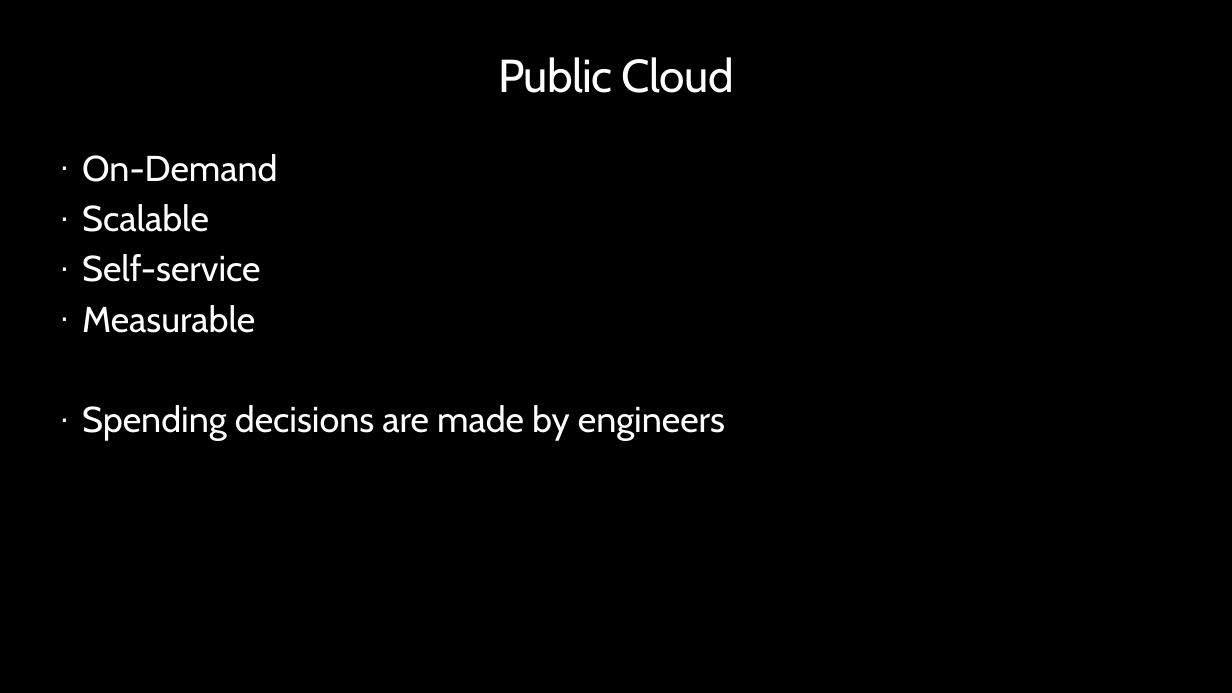
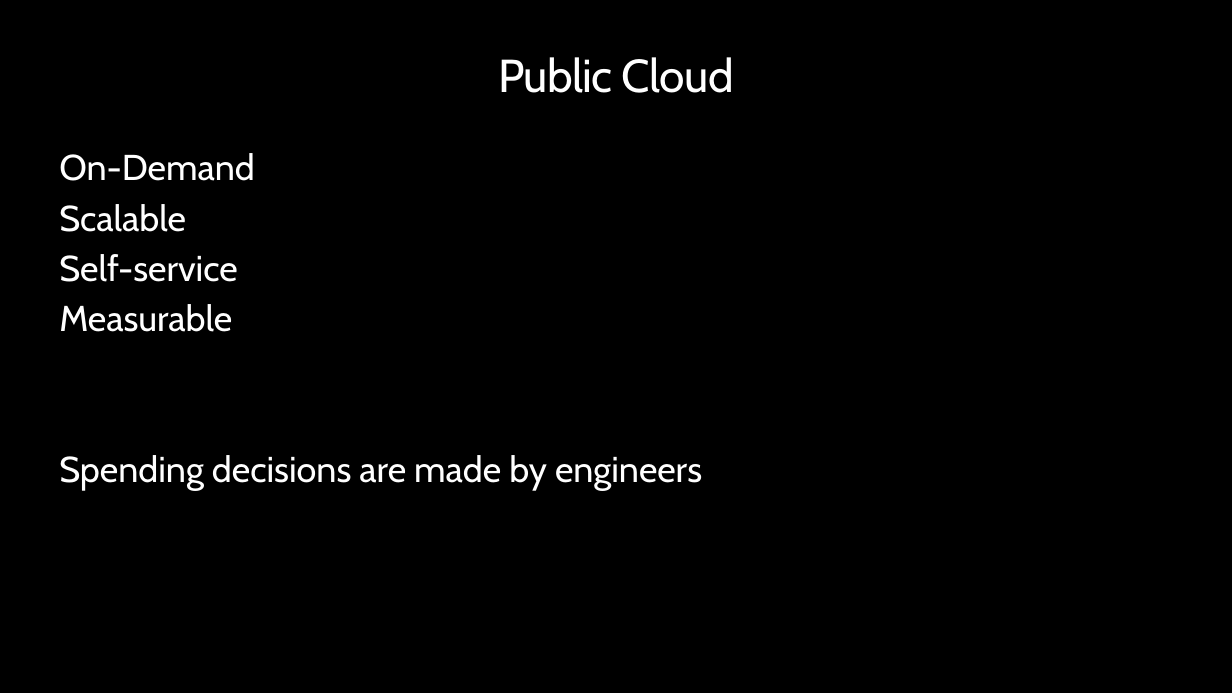
Before and after one commit to peterperov/MSFTCSA, a slide deck: slide 9 of 104-FinOps/Azure FinOps - Introduction.pptx. Drawn at 1232x693 pixels with LibreOffice and Linux fonts; fonts in the diff are those of the drawing; background and template pictures are left out. Boxes give left, top, right and bottom in pixels: in the first picture for what was removed or moved away, otherwise in the second. Text is boxed around its words. In the diff, an @@ line names an element or a change of style, - is before the commit and + after.

```diff
--- a/104-FinOps/Azure FinOps - Introduction.pptx
+++ b/104-FinOps/Azure FinOps - Introduction.pptx
@@ text "On-Demand" at box(59, 153, 702, 491): bullet · to none @@
```
Also in this commit, not shown: 10 other slides changed, 3 slides added.
